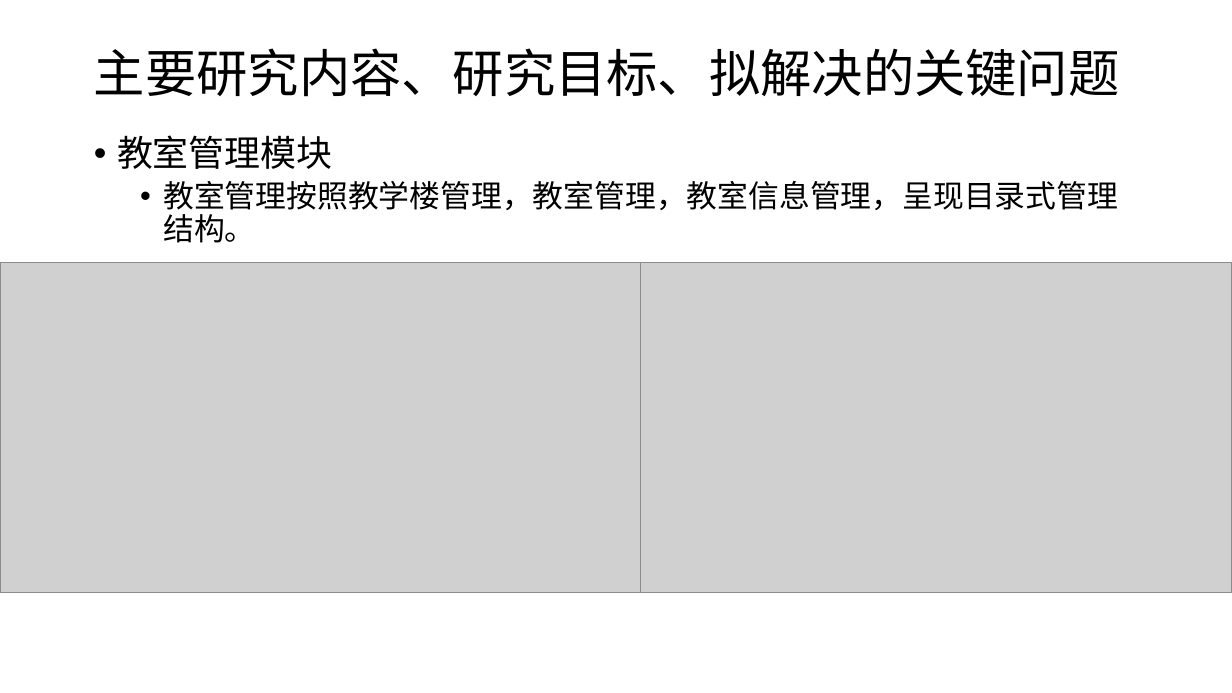
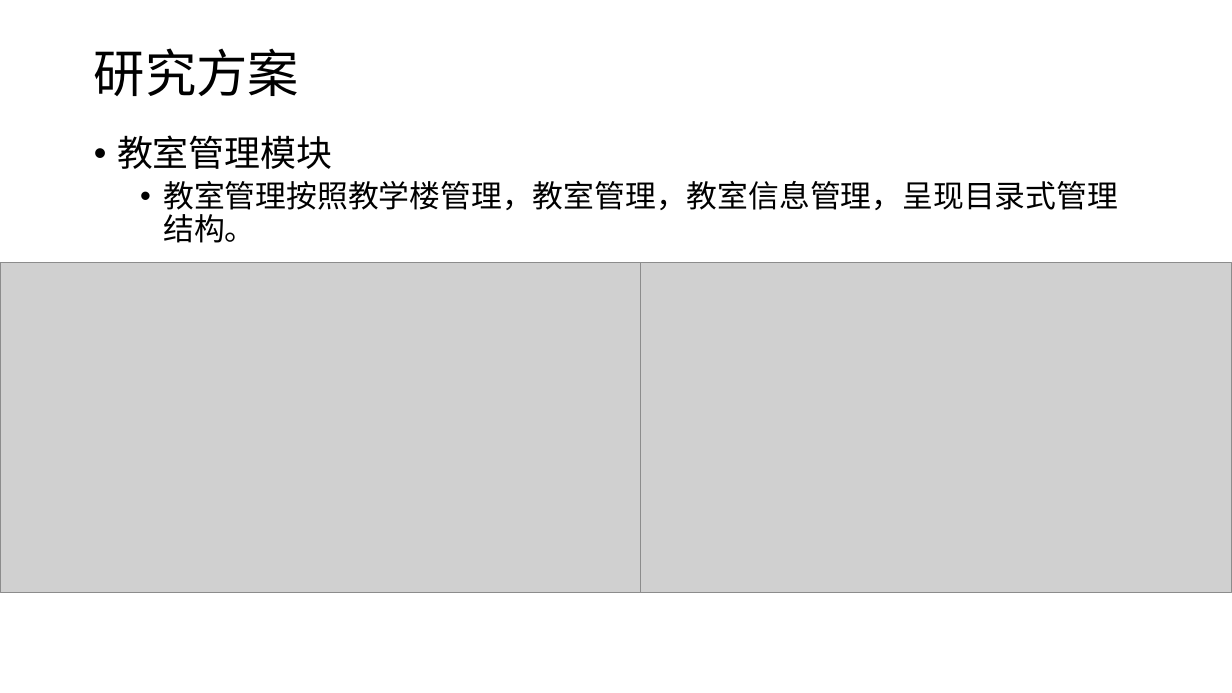
Before and after one commit to liuzhuocpp/liuzhuo_midterm_report, a slide deck: slide 7 of 刘卓中期报告.pptx. Drawn at 1232x693 pixels with LibreOffice and Linux fonts; fonts in the diff are those of the drawing; grey boxes stand for pictures. Boxes give left, top, right and bottom in pixels: in the first picture for what was removed or moved away, otherwise in the second. Text is boxed around its words. In the diff, an @@ line names an element or a change of style, - is before the commit and + after.

```diff
--- a/刘卓中期报告.pptx
+++ b/刘卓中期报告.pptx
@@ title at (x1=94, y1=48, x2=299, y2=96): text changed @@
-主要研究内容、研究目标、拟解决的关键问题
+研究方案
```
Also in this commit, not shown: 2 other slides changed, 1 slide added, 1 other file.
